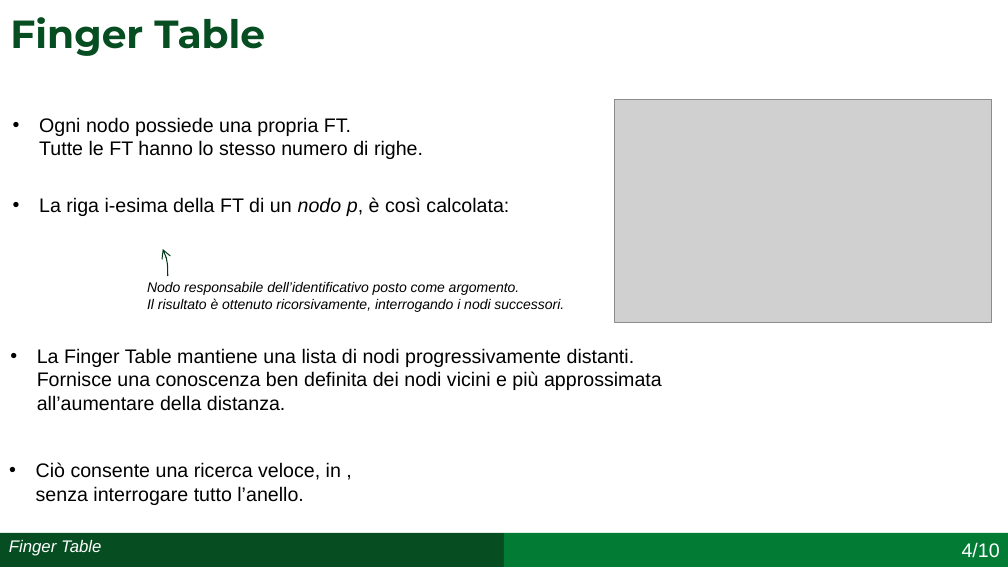
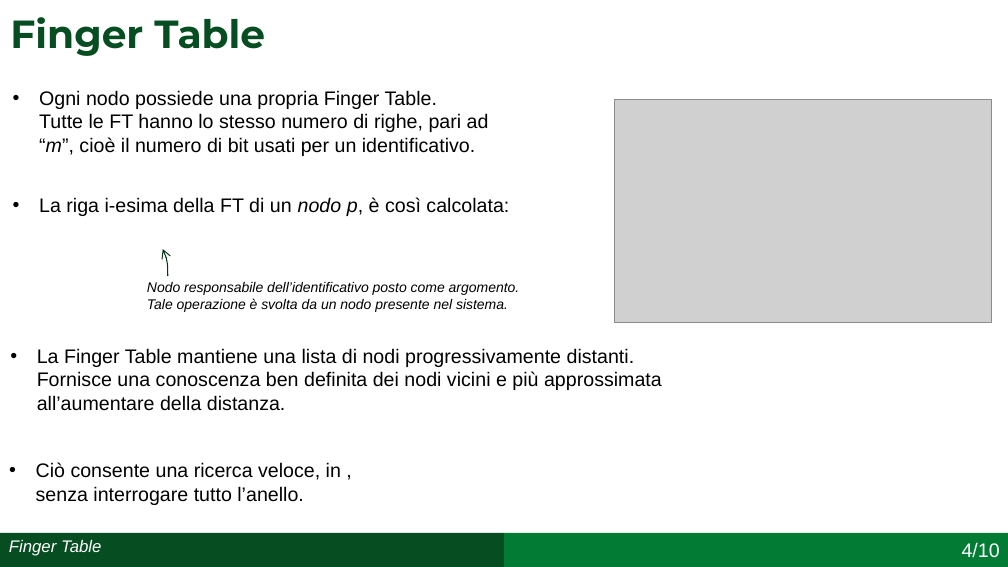
Before and after one commit to simonefesta/Chord_SDCC, a slide deck: slide 8 of Documentazione/Presentazione/Presentazione_Chord_Festa_0320408.pptx. Drawn at 1008x567 pixels with LibreOffice and Linux fonts; fonts in the diff are those of the drawing; grey boxes stand for pictures. Boxes give left, top, right and bottom in pixels: in the first picture for what was removed or moved away, otherwise in the second. Text is boxed around its words. In the diff, an @@ line names an element or a change of style, - is before the commit and + after.

```diff
--- a/Documentazione/Presentazione/Presentazione_Chord_Festa_0320408.pptx
+++ b/Documentazione/Presentazione/Presentazione_Chord_Festa_0320408.pptx
@@ text at [39, 90, 489, 156]: text changed @@
-• Ogni nodo possiede una propria FT.
-  Tutte le FT hanno lo stesso numero di righe.
+• Ogni nodo possiede una propria Finger Table.
+  Tutte le FT hanno lo stesso numero di righe, pari ad
+  “m”, cioè il numero di bit usati per un identificativo.
@@ text at [147, 282, 520, 312]: text changed @@
-Nodo responsabile dell’identificativo posto come argomento.
-Il risultato è ottenuto ricorsivamente, interrogando i nodi successori.
+Nodo responsabile dell’identificativo posto come argomento.
+Tale operazione è svolta da un nodo presente nel sistema.
```
Also in this commit, not shown: 10 other slides changed, 1 other file.
